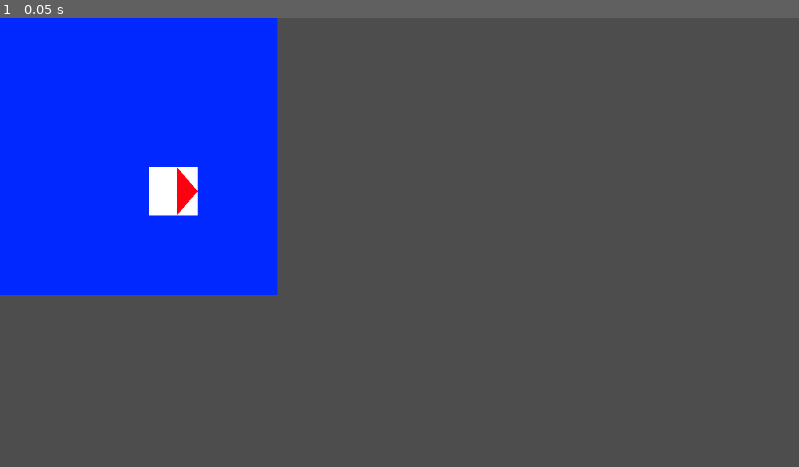
Above: before the commit, frame 1.
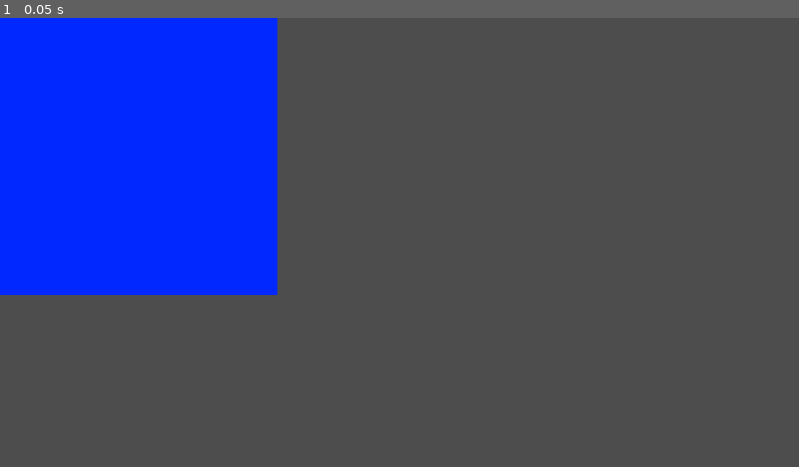
Above: after the commit, the same moment.

Repository: COLIN-MJM/Matthieu
Game: Godot game, scene res://PlaySpace.tscn
Two runs of this game, one before a commit and one after it. Both use one fixed random seed, a clock stepped at 60 frames per second and the inputs below.
Inputs:
- Up to frame 1 (0.05 s): no input

The runs differ from the first frame. In frame 1, 0.7% of the frame differs, in the area x 18-25%, y 33-45%.
Error after the commit: Invalid assignment of property or key 'direction' with value of type 'Vector2i' on a base object of type 'Nil'. (res://play_space.gd:25)

Commit message:
Crimes Agaisnt code
-la pire ignomini de code que j'ai jamais écris
-load tout les type de Carte en mémoire pour rapidement y avoir accé par la suite et ce sans node

Diff:
--- /dev/null
+++ b/Carte/scripts/AllCarte.gd
@@ -0,0 +1,21 @@
+class_name AllCarte
+extends Node
+
+static  var dico :Dictionary[int,Carte]
+static  var CarteName : String ="Carte"
+func is_Carte(d :Dictionary):
+	return d["base"]=="Carte"
+
+func add_to_dico(entrance : Dictionary)->void:
+	var baseString=entrance["class"]
+	var number : int =baseString.erase(0,baseString.length()-2).to_int()
+	dico[number]=load(entrance["path"]).new()
+
+func _init() -> void:
+	ProjectSettings.get_global_class_list().filter(is_Carte).all(add_to_dico)
+	print(dico[3].ActivationType)
+
+
+func GetCarteInstanceOnNumber(entrance :int)->Carte :
+	var test = dico[entrance].new()
+	return test
--- a/Carte/scripts/Carte.gd
+++ b/Carte/scripts/Carte.gd
@@ -1,6 +1,6 @@
 @abstract
 class_name Carte
-extends Node
+extends Resource
 var direction : Vector2i
 var position :Vector2i
 var ActivationType :GlobalCardEnum.ActivationTypes
--- a/Carte/scripts/CarteRenderer.gd
+++ b/Carte/scripts/CarteRenderer.gd
@@ -1,7 +1,7 @@
 class_name CarteRenderer
 extends Node2D
 
-@export var CardEffect:Carte
+var CardEffect:Carte
 @export var arrow :Node2D
 
 func _process(_delta: float) -> void :
--- a/Carte/scripts/Carte3.gd
+++ b/Carte/scripts/Carte_3.gd
@@ -1,5 +1,5 @@
+class_name Carte_3
 extends Carte
-
 func _ready() -> void:
 	ActivationType= GlobalCardEnum.ActivationTypes.OnPlacement
 
--- a/CarteInstance.tscn
+++ b/CarteInstance.tscn
@@ -1,11 +1,9 @@
 [gd_scene format=3 uid="uid://cqhllnaq53hyr"]
 
 [ext_resource type="Script" uid="uid://c4ws3hf8em16v" path="res://Carte/scripts/CarteRenderer.gd" id="1_8sjrd"]
-[ext_resource type="Script" uid="uid://cxxhbu1cx5vy7" path="res://Carte/scripts/Carte3.gd" id="2_h4qqw"]
 
-[node name="CarteIntance" type="Node2D" unique_id=1507316123 node_paths=PackedStringArray("CardEffect", "arrow")]
+[node name="CarteIntance" type="Node2D" unique_id=1507316123 node_paths=PackedStringArray("arrow")]
 script = ExtResource("1_8sjrd")
-CardEffect = NodePath("Node")
 arrow = NodePath("Polygon2D/DirectionIndactor")
 
 [node name="Polygon2D" type="Polygon2D" parent="." unique_id=849488948]
@@ -16,6 +14,3 @@
 color = Color(1, 0, 0.0627451, 1)
 offset = Vector2(-35, -35)
 polygon = PackedVector2Array(35, 0, 0, 29.999992, 70, 29.999992)
-
-[node name="Node" type="Node" parent="." unique_id=2120370789]
-script = ExtResource("2_h4qqw")
--- a/card_slote.gd
+++ b/card_slote.gd
@@ -8,11 +8,11 @@
 
 
 func AssignCard(entrance : CarteRenderer)->void :
-    entrance.position=Vector2(15,15)
-    carte=entrance
-    carteData=entrance.CardEffect
-    print_debug(carteData)
-    carteData.position=coords
-    haveCarte=true
-    add_child(entrance)
-    print(carteData.position,carteData.ActivationType)
+	entrance.position=Vector2(15,15)
+	carte=entrance
+	carteData=entrance.CardEffect
+	print_debug(carteData)
+	carteData.position=coords
+	haveCarte=true
+	add_child(entrance)
+	print(carteData.position,carteData.ActivationType)
--- /dev/null
+++ b/control.tscn
@@ -0,0 +1,14 @@
+[gd_scene format=3 uid="uid://bbvvo3ludckha"]
+
+[ext_resource type="Script" uid="uid://cxxhbu1cx5vy7" path="res://Carte/scripts/AllCarte.gd" id="1_0fbet"]
+
+[node name="Control" type="Control" unique_id=78339630]
+layout_mode = 3
+anchors_preset = 15
+anchor_right = 1.0
+anchor_bottom = 1.0
+grow_horizontal = 2
+grow_vertical = 2
+
+[node name="Node" type="Node" parent="." unique_id=92741298]
+script = ExtResource("1_0fbet")
Renamed: Carte/scripts/Carte3.gd.uid -> Carte/scripts/AllCarte.gd.uid
Not shown, added: Carte/scripts/Carte_3.gd.uid
